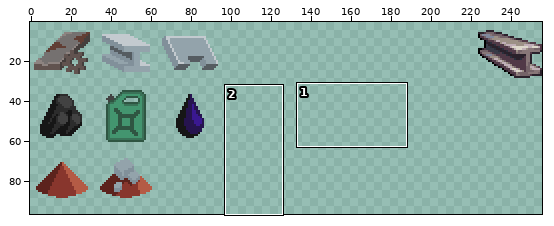
Edited in one commit: pixel-art file (assets/icons/items/items.aseprite). Above: a wide view before the commit, with the close-up outlined.
Close-up. Before the edit:
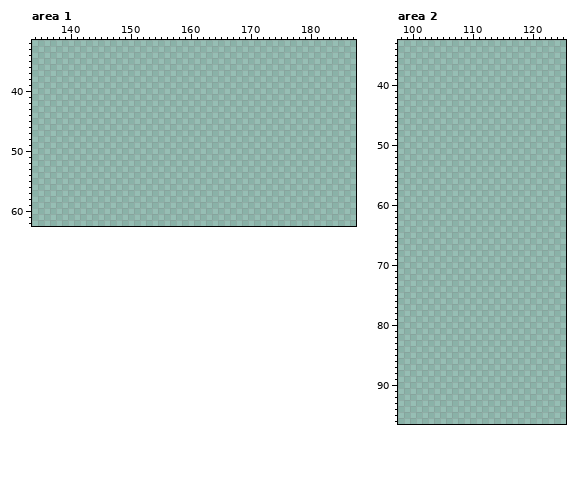
256x256 pixels, 1 frame. Colours within 5 levels of each other are drawn and written as one. Shown: area 1: x 134..187, y 32..62; area 2: x 98..125, y 33..96. The wide view leaves out empty margins.
After:
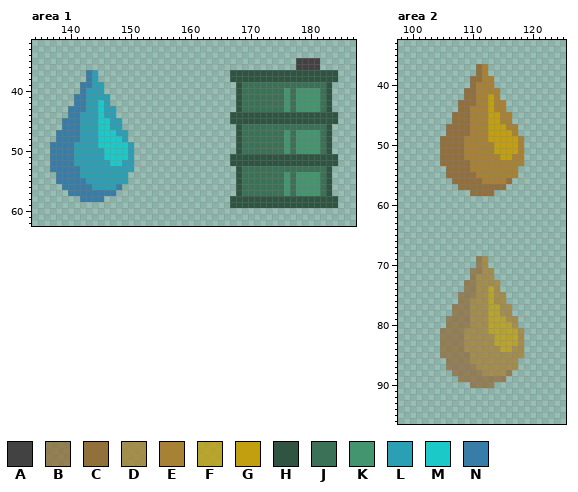
Palette (. is transparent): A #424242  B #92703ccb  C #92703c  D #a78234cb  E #a78234  F #c19f0ecb  G #c19f0e  H #2f5542  J #3a7157  K #43956f  L #2ba0b4  M #1cc9c9  N #387da7
Edits made:
Area 1, layer "material":
y 35..36: x 178..181 .... -> AAAA
y 37..38: x 143..144 .. -> NL; x 167..184 .................. -> HHHHHHHHHHHHHHHHHH
y 39: x 142..145 .... -> NNLL; x 168..183 ................ -> HJJJJJJJJJJJJJJH
y 40: x 142..145 .... -> NLLL; x 168..183 ................ -> HJJJJJJJKJKKKKJH
y 41: x 141..146 ...... -> NNLLLL; x 168..183 ................ -> HJJJJJJJKJKKKKJH
y 42: x 141..146 ...... -> NNLLML; x 168..183 ................ -> HJJJJJJJKJKKKKJH
y 43: x 140..147 ........ -> NNNLLMLL; x 168..183 ................ -> HJJJJJJJKJKKKKJH
y 44: x 140..147 ........ -> NNLLLMLL; x 167..184 .................. -> HHHHHHHHHHHHHHHHHH
y 45: x 139..148 .......... -> NNNLLLMMLL; x 167..184 .................. -> HHHHHHHHHHHHHHHHHH
y 46: x 139..148 .......... -> NNNLLLMMLL; x 168..183 ................ -> HJJJJJJJJJJJJJJH
y 47: x 138..149 ............ -> NNNNLLLMMMLL; x 168..183 ................ -> HJJJJJJJKJKKKKJH
y 48: x 138..149 ............ -> NNNNLLLMMMML; x 168..183 ................ -> HJJJJJJJKJKKKKJH
y 49: x 137..150 .............. -> NNNNLLLLMMMMML; x 168..183 ................ -> HJJJJJJJKJKKKKJH
y 50: x 137..150 .............. -> NNNNLLLLLMMMML; x 168..183 ................ -> HJJJJJJJKJKKKKJH
y 51: x 137..150 .............. -> NNNNLLLLLMMMML; x 167..184 .................. -> HHHHHHHHHHHHHHHHHH
y 52: x 137..150 .............. -> NNNNLLLLLLMMLL; x 167..184 .................. -> HHHHHHHHHHHHHHHHHH
y 53: x 137..150 .............. -> NNNNNLLLLLLLLL; x 168..183 ................ -> HJJJJJJJJJJJJJJH
y 54: x 138..149 ............ -> NNNNLLLLLLLL; x 168..183 ................ -> HJJJJJJJKJKKKKJH
y 55: x 138..149 ............ -> NNNNNLLLLLLL; x 168..183 ................ -> HJJJJJJJKJKKKKJH
y 56: x 139..148 .......... -> NNNNNLLLLN; x 168..183 ................ -> HJJJJJJJKJKKKKJH
y 57: x 140..147 ........ -> NNNNNNNN; x 168..183 ................ -> HJJJJJJJKJKKKKJH
y 58: x 142..145 .... -> NNNN; x 167..184 .................. -> HHHHHHHHHHHHHHHHHH
y 59: x 167..184 .................. -> HHHHHHHHHHHHHHHHHH
Area 2, layer "material":
y 37..38: x 111..112 .. -> CE
y 39: x 110..113 .... -> CCEE
y 40: x 110..113 .... -> CEEE
y 41: x 109..114 ...... -> CCEEEE
y 42: x 109..114 ...... -> CCEEGE
y 43: x 108..115 ........ -> CCCEEGEE
y 44: x 108..115 ........ -> CCEEEGEE
y 45..46: x 107..116 .......... -> CCCEEEGGEE
y 47: x 106..117 ............ -> CCCCEEEGGGEE
y 48: x 106..117 ............ -> CCCCEEEGGGGE
y 49: x 105..118 .............. -> CCCCEEEEGGGGGE
y 50..51: x 105..118 .............. -> CCCCEEEEEGGGGE
y 52: x 105..118 .............. -> CCCCEEEEEEGGEE
y 53: x 105..118 .............. -> CCCCCEEEEEEEEE
y 54: x 106..117 ............ -> CCCCEEEEEEEE
y 55: x 106..117 ............ -> CCCCCEEEEEEE
y 56: x 107..116 .......... -> CCCCCEEEEC
y 57: x 108..115 ........ -> CCCCCCCC
y 58: x 110..113 .... -> CCCC
y 69..70: x 111..112 .. -> BD
y 71: x 110..113 .... -> BBDD
y 72: x 110..113 .... -> BDDD
y 73: x 109..114 ...... -> BBDDDD
y 74: x 109..114 ...... -> BBDDFD
y 75: x 108..115 ........ -> BBBDDFDD
y 76: x 108..115 ........ -> BBDDDFDD
y 77..78: x 107..116 .......... -> BBBDDDFFDD
y 79: x 106..117 ............ -> BBBBDDDFFFDD
y 80: x 106..117 ............ -> BBBBDDDFFFFD
y 81: x 105..118 .............. -> BBBBDDDDFFFFFD
y 82..83: x 105..118 .............. -> BBBBDDDDDFFFFD
y 84: x 105..118 .............. -> BBBBDDDDDDFFDD
y 85: x 105..118 .............. -> BBBBBDDDDDDDDD
y 86: x 106..117 ............ -> BBBBDDDDDDDD
y 87: x 106..117 ............ -> BBBBBDDDDDDD
y 88: x 107..116 .......... -> BBBBBDDDDB
y 89: x 108..115 ........ -> BBBBBBBB
y 90: x 110..113 .... -> BBBB
